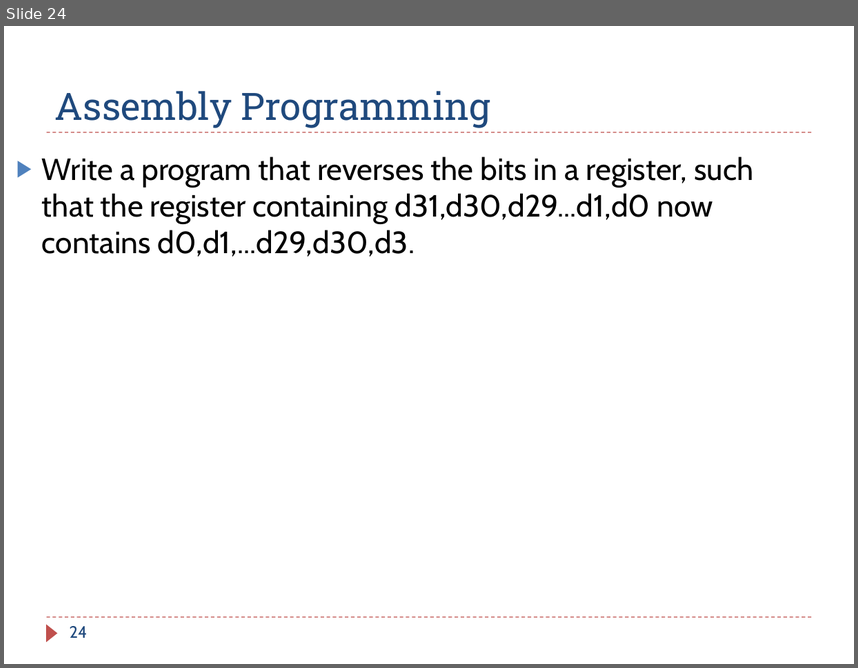
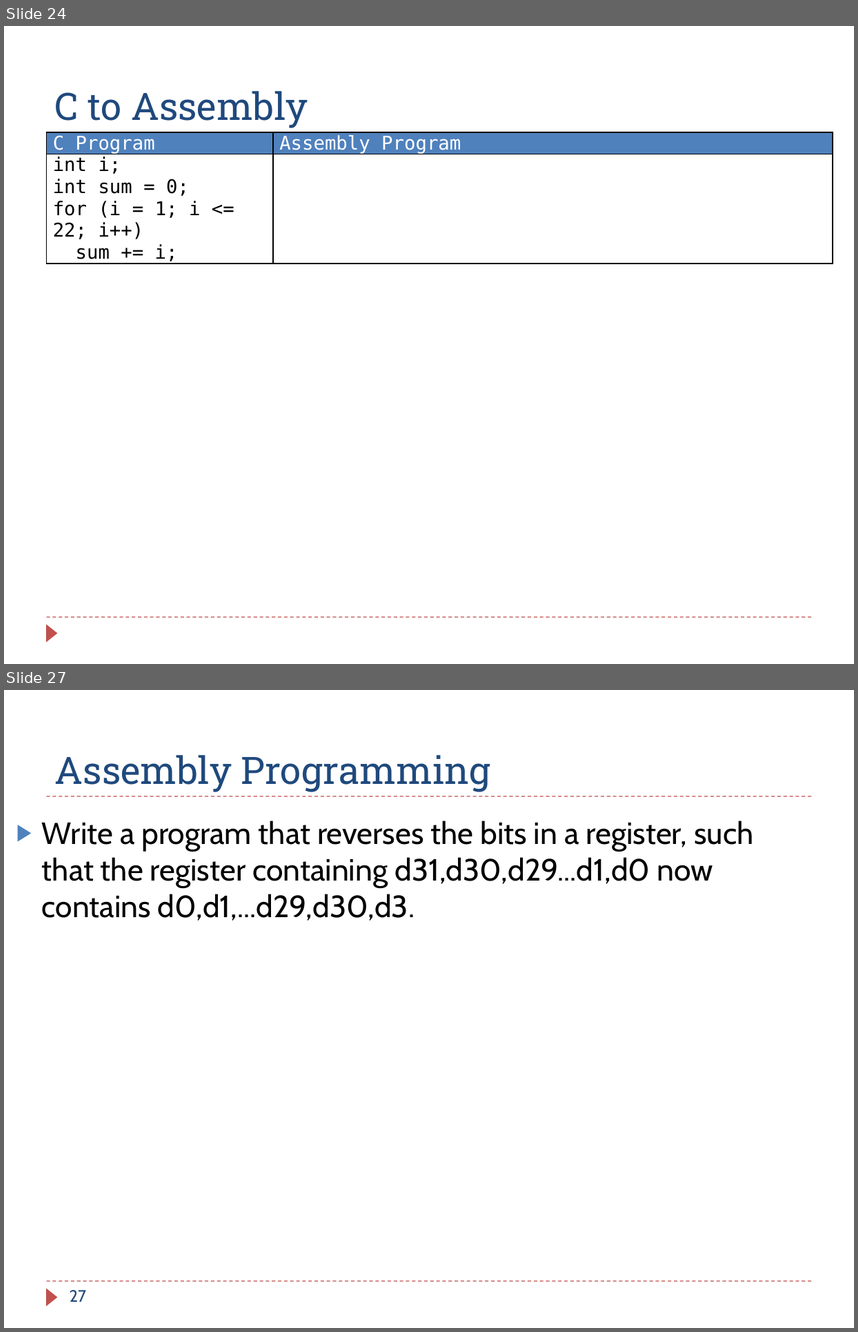
Before and after one commit to guhofstra/CSC111Fa25, a slide deck: PPTs/Ch6_ARM_Control_Flow_Exercises_ANS.pptx. Shown one above the other, each under a label of ours: slide 24 before the commit, slides 24 and 27 after it; the slides between them are not shown. The pictures are 858x668 and 858x1332 pixels, drawn with LibreOffice and Linux fonts; fonts in the diff are those of the drawing. Boxes give left, top, right and bottom in pixels: in the first picture for what was removed or moved away, otherwise in the second. Text is boxed around its words. In the diff, an @@ line names an element or a change of style, - is before the commit and + after.

```diff
--- a/PPTs/Ch6_ARM_Control_Flow_Exercises_ANS.pptx
+++ b/PPTs/Ch6_ARM_Control_Flow_Exercises_ANS.pptx
@@ slide 24 added at <box>4,26,854,664</box>, background #FFFFFF; not listed: 3 template elements that a slide beside it also shows @@
@@ title added at <box>55,91,308,128</box>, 32 pt, text #1F497D @@
+C to Assembly
@@ table added at <box>47,132,833,268</box>, 2 rows, 2 columns @@
+C Program | Assembly Program
+int i; / int sum = 0; / for (i = 1; i <= 22; i++) / sum += i; | 
@@ what was slide 24 is now slide 27 @@
@@ page number at <box>70,1290,87,1301</box>: text changed @@
-24
+27
```
Also in this commit, not shown: 2 other slides added, 2 other files.
